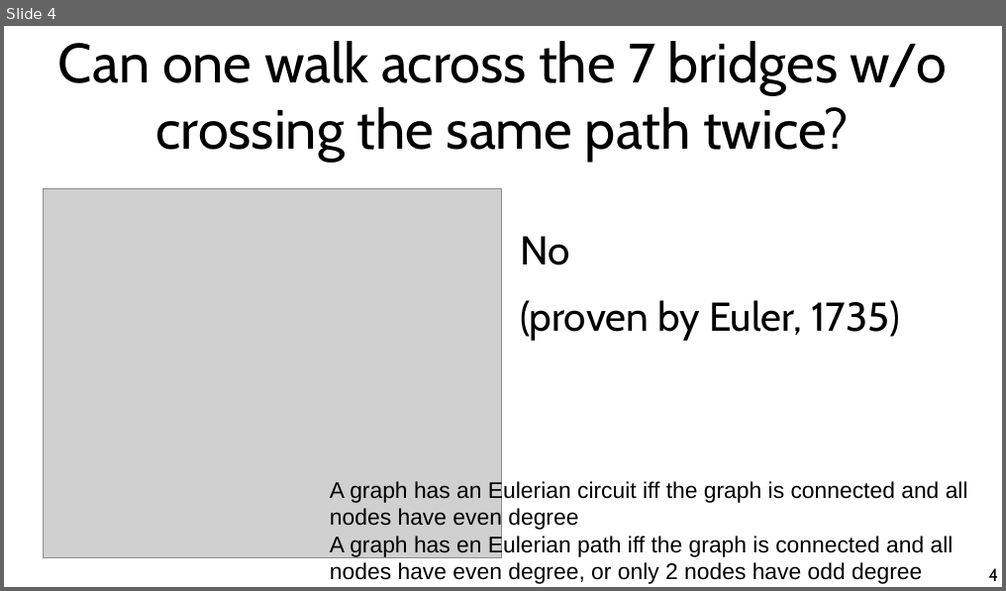
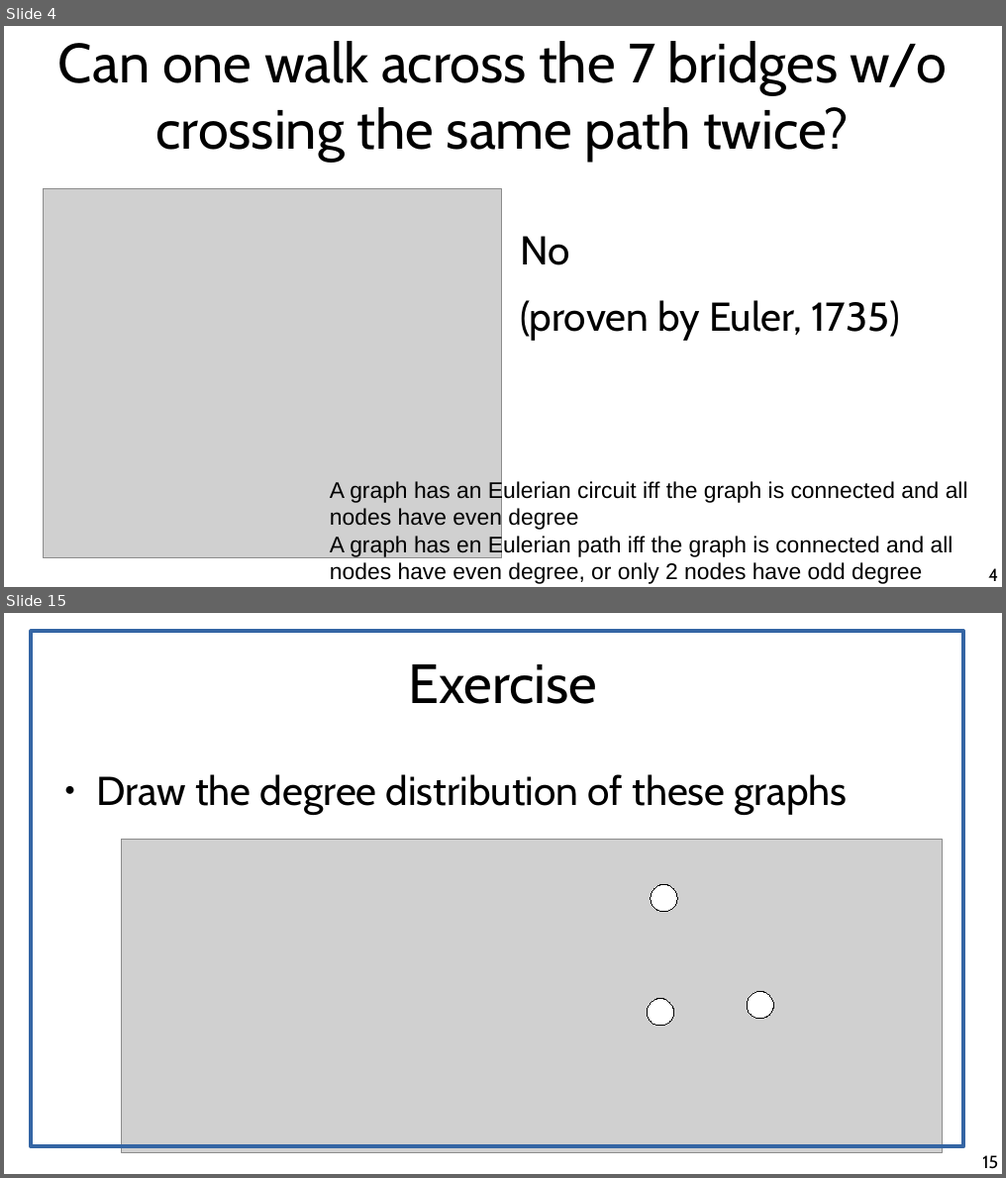
Before and after one commit to chatox/networks-science-course, a slide deck: theory/tt02_graph_theory_basics.odp. Shown one above the other, each under a label of ours: slide 4 before the commit, slides 4 and 15 after it; the slides between them are not shown. The pictures are 1006x591 and 1006x1178 pixels, drawn with LibreOffice and Linux fonts; fonts in the diff are those of the drawing; grey boxes stand for pictures. Boxes give left, top, right and bottom in pixels: in the first picture for what was removed or moved away, otherwise in the second. Text is boxed around its words. In the diff, an @@ line names an element or a change of style, - is before the commit and + after.

```diff
--- a/theory/tt02_graph_theory_basics.odp
+++ b/theory/tt02_graph_theory_basics.odp
@@ slide 15 added at bbox=[4, 613, 1002, 1174], background #FFFFFF @@
@@ rectangle added at bbox=[31, 631, 964, 1148], outline #3465A4 3 pt @@
@@ title added at bbox=[408, 664, 597, 704], 44 pt, text #000000 @@
+Exercise
@@ text added at bbox=[97, 774, 847, 815], 32 pt, text #000000 @@
+● Draw the degree distribution of these graphs
@@ picture added at bbox=[122, 840, 943, 1154] @@
@@ ellipse added at bbox=[650, 884, 678, 912], fill #FFFFFF, outline #000000 0 pt @@
@@ ellipse added at bbox=[746, 991, 773, 1019], fill #FFFFFF, outline #000000 0 pt @@
@@ ellipse added at bbox=[647, 999, 674, 1026], fill #FFFFFF, outline #000000 0 pt @@
@@ page number added at bbox=[982, 1156, 998, 1169], 14 pt, text #000000 @@
+15
```
Also in this commit, not shown: 1 slide changed, 33 other slides added.
